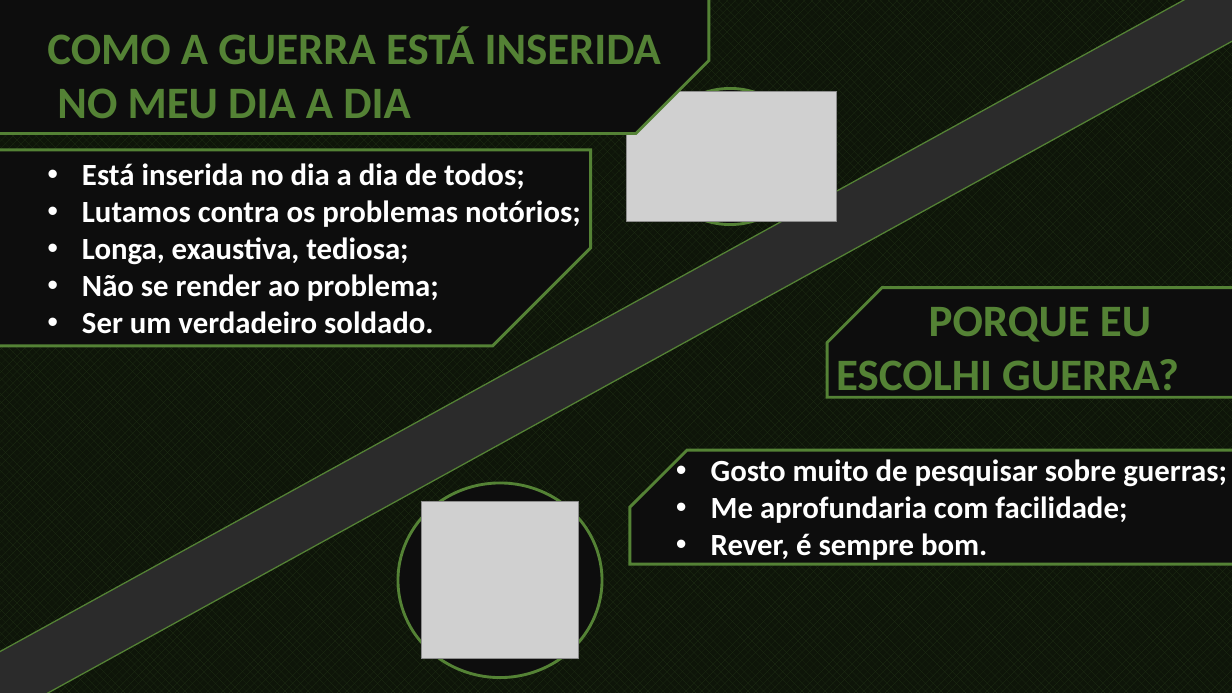
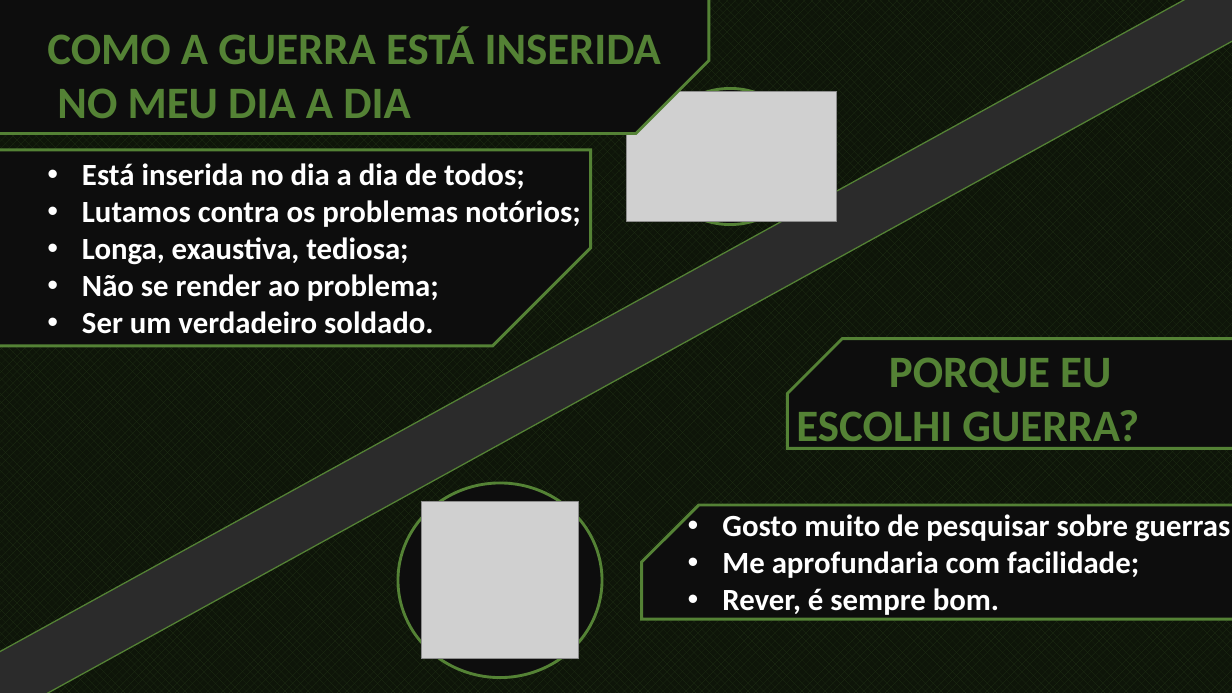
Before and after one commit to Luiz-Gustavo-Silva/Projeto-individual, a slide deck: slide 4 of projeto-site/public/documentação/Apresentação1.pptx. Drawn at 1232x693 pixels with LibreOffice and Linux fonts; fonts in the diff are those of the drawing; grey boxes stand for pictures; background and template pictures are left out; a plain dark background stands for a picture behind light text. Boxes give left, top, right and bottom in pixels: in the first picture for what was removed or moved away, otherwise in the second. Text is boxed around its words. In the diff, an @@ line names an element or a change of style, - is before the commit and + after.

```diff
--- a/projeto-site/public/documentação/Apresentação1.pptx
+++ b/projeto-site/public/documentação/Apresentação1.pptx
@@ text "PORQUE EU": place and size @@
-text "PORQUE EU" at [836, 306, 1179, 399]
+text "PORQUE EU" at [796, 357, 1139, 450]
@@ snip rect: place and size @@
-snip rect at [827, 287, 1232, 397]
+snip rect at [787, 338, 1232, 448]
@@ snip rect: place and size @@
-snip rect at [630, 450, 1232, 564]
+snip rect at [642, 506, 1232, 619]
@@ text "Gosto muito de pesquisar sobre ..." rewrapped from [711, 459, 1227, 564] to [722, 514, 1232, 618] @@
```
Also in this commit, not shown: 2 other slides changed, 6 slides added, 3 slides removed, 5 other files.
